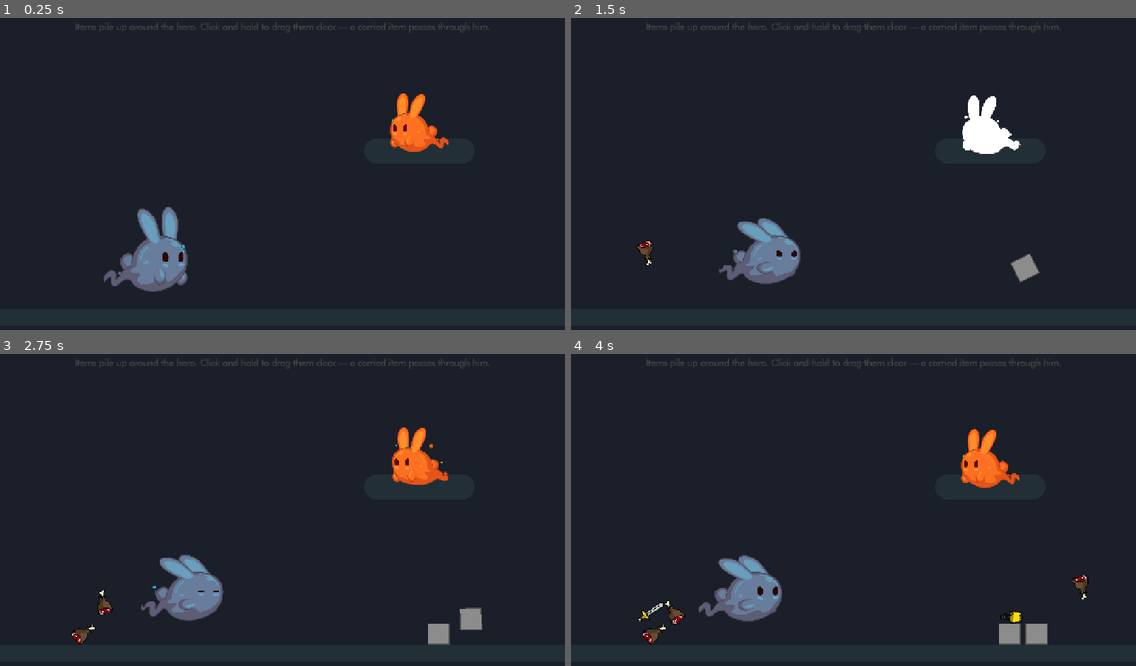
Above: before the commit, frames 1-4 (two rows, left to right).
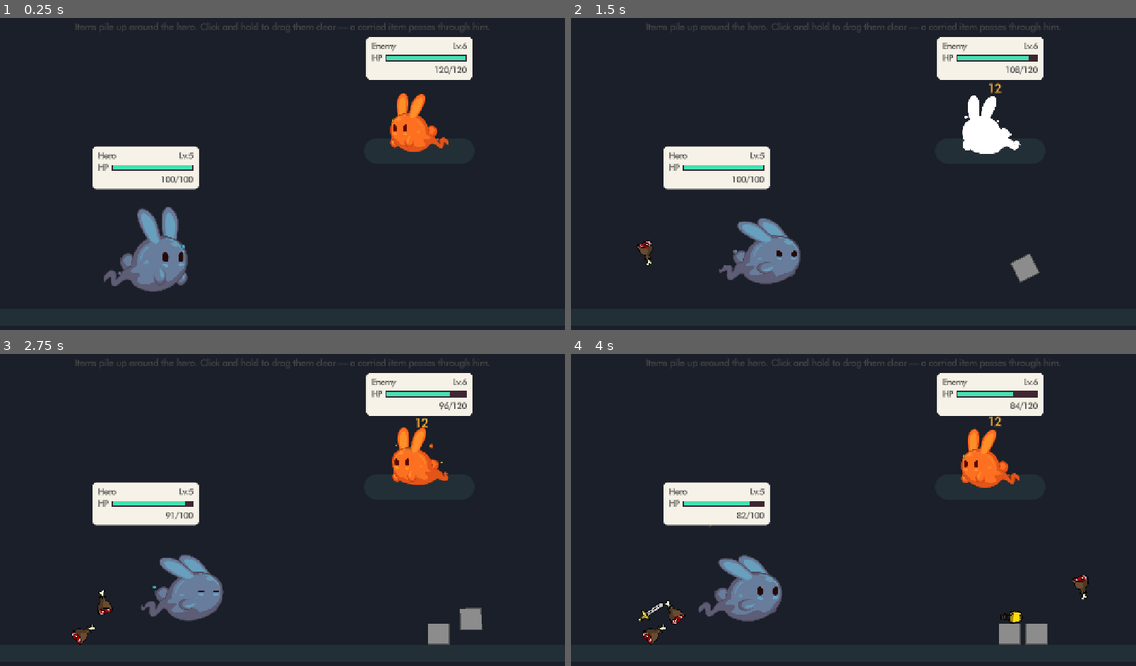
Above: after the commit, the same moments.

Repository: Screwloose-Games/-Pig-Squad-Summer-Slow-Jam-July-2026
Game: Godot game, scene res://prototypes/gladiator-with-junk/gladiator-with-junk.tscn
Two runs of this game, one before a commit and one after it. Both use one fixed random seed, a clock stepped at 60 frames per second and the inputs below. This scene is started directly instead of the project's main scene.
Inputs (mouse positions are in pixels of both pictures, inside the frame that each line leads up to):
- Up to frame 1 (0.25 s): no input
- Up to frame 2 (1.5 s): tap Enter at 0.5 s; move the mouse to (977, 158) at 0.52 s; hold Up (ui_up) 0.53-1.25 s; tap 1 at 0.6 s; click (977, 158) at 0.67 s; drag from (740, 189) to (825, 236) at 1.27 s
- Up to frame 3 (2.75 s): move the mouse to (339, 438) at 2.02 s; hold Up (ui_up) from 2.03 s (still down); tap 3 at 2.1 s
- Up to frame 4 (4 s): release Up (ui_up) at 2.75 s; drag from (825, 572) to (684, 460) at 2.77 s; move the mouse to (1023, 556) at 3.52 s; hold Down (ui_down) from 3.53 s (still down); tap 1 at 3.6 s

The runs differ from the first frame. In frame 1, 5.2% of the frame differs, in the area x 16-84%, y 6-56%; in frame 2, 5.3%; in frame 3, 5.3%; in frame 4, 5.3%.

Commit message:
Re-add stats bar

Diff:
--- a/prototypes/gladiator-with-junk/gladiator-with-junk.tscn
+++ b/prototypes/gladiator-with-junk/gladiator-with-junk.tscn
@@ -10,6 +10,7 @@
 [ext_resource type="PackedScene" uid="uid://cj8k2nobstcl0" path="res://items/item_obstacle.tscn" id="8_obstacle"]
 [ext_resource type="Theme" uid="uid://dxcditpyjnw8h" path="res://common/themes/theme.tres" id="9_theme"]
 [ext_resource type="PackedScene" path="res://prototypes/battle_end_overlay.tscn" id="10_endoverlay"]
+[ext_resource type="PackedScene" uid="uid://bnp1tk8qy4wxv" path="res://prototypes/battle_nameplate.tscn" id="11_nmplt"]
 
 [sub_resource type="StyleBoxFlat" id="StyleBoxFlat_enemy_pad"]
 bg_color = Color(0.13333334, 0.18431373, 0.21176471, 1)
@@ -79,7 +80,18 @@
 angle_max_deg = -15.0
 flip_horizontal = true
 
+[node name="DamageNumbers" type="Node2D" parent="."]
+unique_name_in_owner = true
+
 [node name="UI" type="CanvasLayer" parent="."]
+
+[node name="EnemyNameplate" parent="UI" instance=ExtResource("11_nmplt")]
+unique_name_in_owner = true
+side = 1
+
+[node name="HeroNameplate" parent="UI" instance=ExtResource("11_nmplt")]
+unique_name_in_owner = true
+side = 0
 
 [node name="HintLabel" type="Label" parent="UI"]
 anchors_preset = 10
--- a/prototypes/gladiator-with-junk/gladiator_with_junk.gd
+++ b/prototypes/gladiator-with-junk/gladiator_with_junk.gd
@@ -8,22 +8,55 @@
 ## scene. Only the hero has one: items live in his ground plane, while the enemy sits
 ## up the perspective slope where items never reach.
 ##
-## Nameplates and damage numbers are deliberately left out — auto-battle-prototype.tscn
-## already covers those. This one is about items. The end overlay earns its place because
-## without it the fight has no visible ending: the loser just quietly stops.
+## Info nameplates and floating damage numbers are reused from the auto-battle prototype,
+## but placed above each gladiator's head rather than in screen corners. The end overlay
+## earns its place because without it the fight has no visible ending: the loser just
+## quietly stops.
+
+const DAMAGE_NUMBER_SCENE: PackedScene = preload("res://prototypes/damage_number.tscn")
+
+## Gap in pixels between the top of a gladiator's art and the bottom of its nameplate.
+const NAMEPLATE_GAP: float = 8.0
+
+## Uniform overhead width for both nameplates. The component is authored 460px wide for a
+## screen corner; overhead it needs to be compact, but still wide enough to give the HP bar
+## room (the bar collapses toward zero width if left to the content minimum).
+const NAMEPLATE_WIDTH: float = 240.0
 
 var _battle_over: bool = false
 
 @onready var hero: BattleUnit = %HeroGladiator
 @onready var enemy: BattleUnit = %EnemyGladiator
+@onready var damage_numbers: Node2D = %DamageNumbers
+@onready var hero_nameplate: BattleNameplate = %HeroNameplate
+@onready var enemy_nameplate: BattleNameplate = %EnemyNameplate
 
 
 func _ready() -> void:
 	hero.setup(enemy)
 	enemy.setup(hero)
+	GlobalSignalBus.unit_hurt.connect(_on_unit_hurt)
 	GlobalSignalBus.unit_died.connect(_on_unit_died)
+	hero_nameplate.setup(hero.stats)
+	enemy_nameplate.setup(enemy.stats)
 	hero.start_fighting()
 	enemy.start_fighting()
+
+
+func _process(_delta: float) -> void:
+	_place_nameplate(hero_nameplate, hero)
+	_place_nameplate(enemy_nameplate, enemy)
+
+
+func _on_unit_hurt(unit: Node2D, amount: int) -> void:
+	var number: DamageNumber = DAMAGE_NUMBER_SCENE.instantiate()
+	number.setup(amount)
+	# Position before adding: the number's _ready() reads its own position to seed the
+	# drift animation, and _ready() fires the moment it enters the tree. The offset clears
+	# the top of the art, which sits ~71px above the origin before the perspective scale.
+	var spawn_at: Vector2 = unit.global_position + Vector2(-12.0, -90.0) * unit.scale
+	number.position = damage_numbers.to_local(spawn_at)
+	damage_numbers.add_child(number)
 
 
 func _on_unit_died(unit: Node2D) -> void:
@@ -34,3 +67,16 @@
 	enemy.stop_fighting()
 	# The overlay listens for this on the bus; it is not wired to this scene directly.
 	GlobalSignalBus.battle_ended.emit(unit == enemy)
+
+
+func _place_nameplate(plate: BattleNameplate, unit: BattleUnit) -> void:
+	# Keep the plate a uniform readable size (not scaled by the unit's perspective scale),
+	# centered horizontally over the head. Force the compact overhead width — free-floating,
+	# it would otherwise keep the component's authored 460px corner-HUD width — and let the
+	# height fit its content.
+	plate.size = Vector2(NAMEPLATE_WIDTH, plate.get_combined_minimum_size().y)
+	# The -90 * scale offset matches the damage numbers and clears the top of the art; the
+	# plate's bottom sits a few px above that.
+	var head_world: Vector2 = unit.global_position + Vector2(0.0, -90.0) * unit.scale
+	var screen: Vector2 = get_viewport().get_canvas_transform() * head_world
+	plate.position = screen - Vector2(plate.size.x * 0.5, plate.size.y + NAMEPLATE_GAP)
